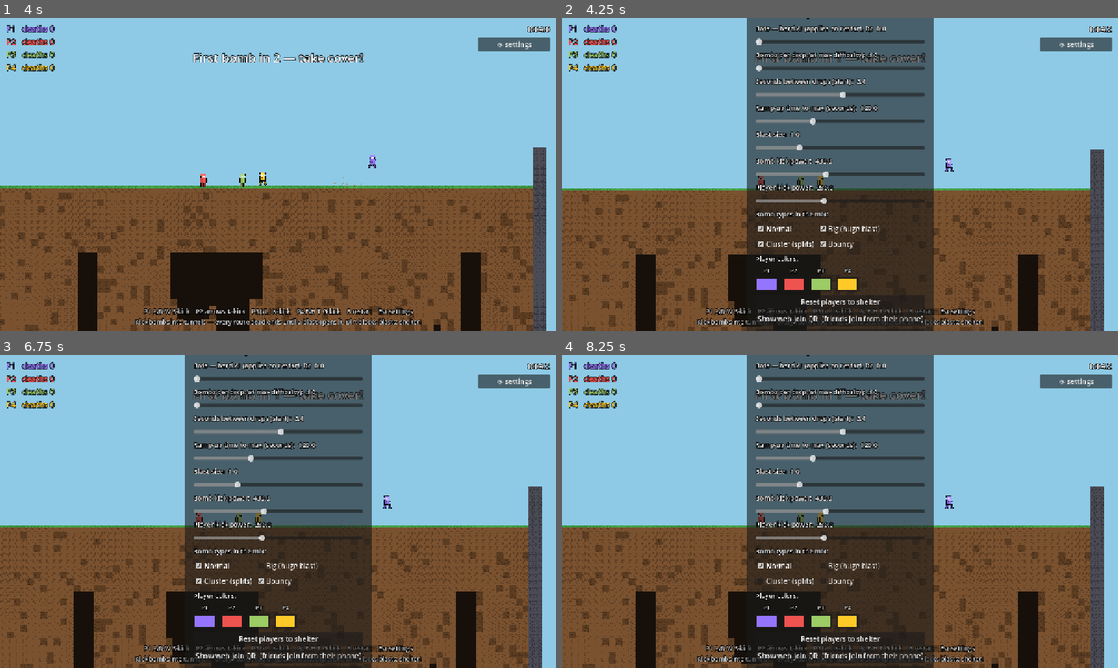
Above: before the commit, frames 1-4 (two rows, left to right).
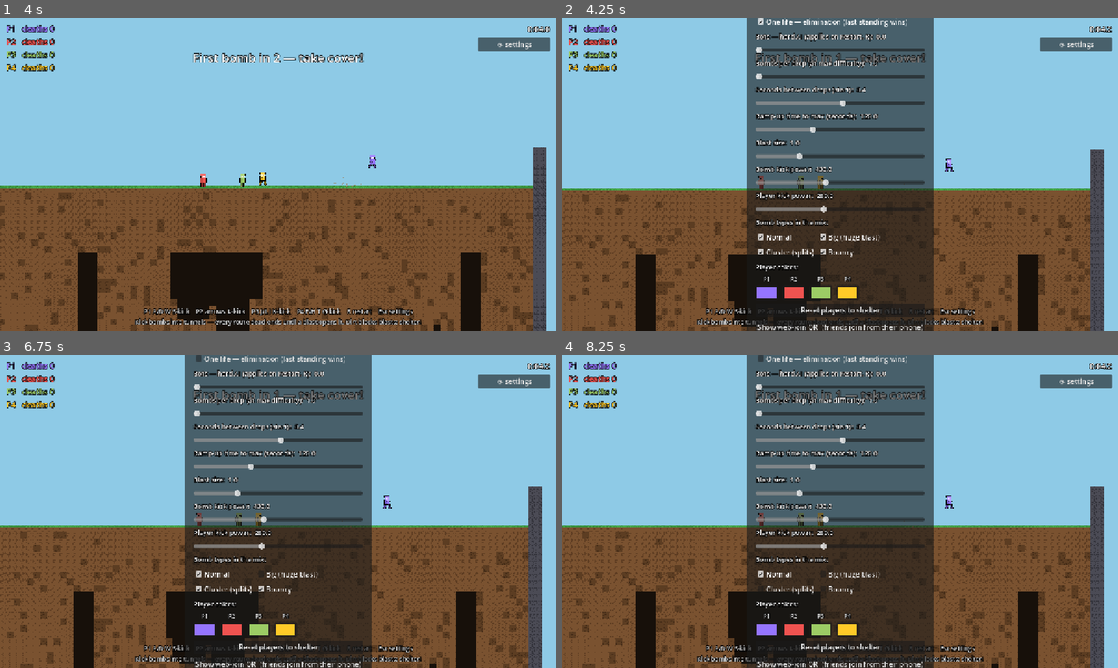
Above: after the commit, the same moments.

Repository: uchy4/dummy
Game: Godot game, scene res://scenes/main.tscn
Same seed, same stepped clock (60 frames per second), same inputs: the game is played once before the commit and once after it.
Inputs (mouse positions are in pixels of both pictures, inside the frame that each line leads up to):
- Up to frame 1 (4 s): tap Enter (ui_accept) at 0.5 s; move the mouse to (400, 158) at 0.52 s; hold D (p1_right) 0.53-2.03 s; tap S (p1_kick) at 0.6 s; click (400, 158) at 0.67 s; tap W (p1_jump) at 0.77, 1.52, 3.02, 3.77 s; move the mouse to (166, 190) at 1.27 s; tap J at 1.35 s; move the mouse to (333, 105) at 2.02 s; hold A (p1_left) 2.03-2.78 s; tap L at 2.1 s; move the mouse to (250, 237) at 2.77 s; hold D (p1_right) from 2.78 s (still down); tap I at 2.85 s; click (250, 237) at 2.92 s; move the mouse to (444, 221) at 3.52 s; tap K at 3.6 s
- Up to frame 2 (4.25 s): keep holding D (p1_right); tap Escape (settings) at 4.15 s
- Up to frame 3 (6.75 s): release D (p1_right) at 4.25 s; click "Normal" at 4.25 s; click "Normal" at 5 s; click (278, 358) at 5.75 s, where only the run after the commit has a clickable "One life — elimination (last …"; click "Big (huge blast)" at 6.5 s
- Up to frame 4 (8.25 s): click "Cluster (splits)" at 7.25 s; click "Bouncy" at 8 s

Frame 1 is identical in both runs. In frame 2, 11% of the frame differs, in the area x 34-66%, y 0-100%; in frame 3, 11%; in frame 4, 11%.

Commit message:
One-life elimination mode (default on)
Dying puts you out for the match: no respawns, HUD shows OUT, web
clients show 'eliminated - spectating', and the reset button leaves the
dead alone. Last player standing wins ('Last one standing' banner);
everyone dead is a draw. Toggleable via a Quick Settings checkbox for
casual respawn lobbies.

Co-Authored-By: Claude Fable 5 <noreply@anthropic.com>
Claude-Session: https://claude.ai/code/session_01QSJudmCHT44WHN37u3ZpBk

Diff:
--- a/bomb-shelter/scripts/hud.gd
+++ b/bomb-shelter/scripts/hud.gd
@@ -125,12 +125,13 @@
 	_center.visible = not text.is_empty()
 
 
-func show_winner(winner_name: String, color: Color, time: float) -> void:
+func show_winner(winner_name: String, color: Color, time: float,
+		reason := "Reached the finish line") -> void:
 	_win_title.text = "%s WINS!" % winner_name.to_upper()
 	_win_title.add_theme_color_override(&"font_color", color)
 	var again := "tap anywhere for a rematch" if _touch else "press Enter for a rematch"
-	_win_sub.text = "Reached the finish line in %d:%04.1f  —  %s" \
-		% [int(time) / 60, fmod(time, 60.0), again]
+	_win_sub.text = "%s in %d:%04.1f  —  %s" \
+		% [reason, int(time) / 60, fmod(time, 60.0), again]
 	_overlay.visible = true
 
 
@@ -166,6 +167,13 @@
 	title.text = "QUICK SETTINGS"
 	title.horizontal_alignment = HORIZONTAL_ALIGNMENT_CENTER
 	vbox.add_child(title)
+
+	var one_life := CheckBox.new()
+	one_life.text = "One life — elimination (last standing wins)"
+	one_life.button_pressed = Settings.one_life
+	one_life.focus_mode = Control.FOCUS_NONE
+	one_life.toggled.connect(func(on: bool) -> void: Settings.one_life = on)
+	vbox.add_child(one_life)
 
 	_add_slider(vbox, "Bots — hard AI (applies on restart, R)", 0.0, 4.0, 1.0,
 		float(Settings.bot_count),
--- a/bomb-shelter/scripts/main.gd
+++ b/bomb-shelter/scripts/main.gd
@@ -156,8 +156,13 @@
 		if p.alive:
 			var suffix := "   ARMOR" if p.armor else ""
 			hud.set_player_status(i, "%s   deaths %d%s" % [p.display_name, p.deaths, suffix])
+		elif Settings.one_life:
+			hud.set_player_status(i, "%s   OUT" % p.display_name)
 		else:
 			hud.set_player_status(i, "%s   respawn %.1f" % [p.display_name, maxf(p.respawn_left, 0.0)])
+
+	if Settings.one_life:
+		_check_elimination()
 
 	if elapsed < GRACE:
 		hud.set_center("First bomb in %d — take cover!" % ceili(GRACE - elapsed))
@@ -237,8 +242,29 @@
 	var p := body as Player
 	if game_over or p == null or not p.alive:
 		return
+	_declare_winner(p, "Reached the finish line")
+
+
+## Elimination mode: last one standing wins; everyone dead is a draw.
+func _check_elimination() -> void:
+	if game_over:
+		return
+	var living: Array[Player] = []
+	for p in players:
+		if p.alive:
+			living.append(p)
+	if living.size() == 1 and players.size() >= 2:
+		_declare_winner(living[0], "Last one standing")
+	elif living.is_empty():
+		game_over = true
+		hud.show_winner("Nobody", Color(0.7, 0.7, 0.7), elapsed, "Everyone was blown up")
+		NetHub.broadcast({"t": "win", "n": "Nobody", "c": "aaaaaa"})
+		get_tree().paused = true
+
+
+func _declare_winner(p: Player, reason: String) -> void:
 	game_over = true
-	hud.show_winner(p.display_name, p.player_color, elapsed)
+	hud.show_winner(p.display_name, p.player_color, elapsed, reason)
 	NetHub.broadcast({"t": "win", "n": p.display_name, "c": p.player_color.to_html(false)})
 	get_tree().paused = true
 
@@ -292,8 +318,9 @@
 		return
 	var ps := []
 	for p in players:
+		var resp := -1 if Settings.one_life else int(maxf(p.respawn_left, 0.0) * 10.0)
 		ps.append([int(p.global_position.x), int(p.global_position.y),
-			1 if p.alive else 0, int(maxf(p.respawn_left, 0.0) * 10.0), p.deaths,
+			1 if p.alive else 0, resp, p.deaths,
 			1 if p.armor else 0])
 	var bs := []
 	for b in get_tree().get_nodes_in_group(&"bombs"):
--- a/bomb-shelter/scripts/net_hub.gd
+++ b/bomb-shelter/scripts/net_hub.gd
@@ -222,9 +222,10 @@
   ctx.fillText(roster[i].n,10,18+i*15);}
  ctx.textAlign="center";
  if(sc&&you>=0&&sc.p[you]&&sc.p[you][2]===0){
-  ctx.fillStyle="rgba(0,0,0,.5)";ctx.fillRect(cw/2-110,ch*0.35-24,220,36);
+  ctx.fillStyle="rgba(0,0,0,.5)";ctx.fillRect(cw/2-130,ch*0.35-24,260,36);
   ctx.fillStyle="#ff8a80";ctx.font="bold 18px sans-serif";
-  ctx.fillText("respawn in "+(sc.p[you][3]/10).toFixed(1),cw/2,ch*0.35);}
+  var msg=sc.p[you][3]<0?"eliminated — spectating":"respawn in "+(sc.p[you][3]/10).toFixed(1);
+  ctx.fillText(msg,cw/2,ch*0.35);}
  if(win){ctx.fillStyle="rgba(0,0,0,.6)";ctx.fillRect(0,ch*0.3,cw,90);
   ctx.fillStyle="#"+win.c;ctx.font="bold 26px sans-serif";
   ctx.fillText(win.n.toUpperCase()+" WINS!",cw/2,ch*0.3+38);
--- a/bomb-shelter/scripts/player.gd
+++ b/bomb-shelter/scripts/player.gd
@@ -102,9 +102,10 @@
 
 func _physics_process(delta: float) -> void:
 	if not alive:
-		respawn_left -= delta
-		if respawn_left <= 0.0:
-			_respawn()
+		if not Settings.one_life:
+			respawn_left -= delta
+			if respawn_left <= 0.0:
+				_respawn()
 		return
 
 	if _invuln_left > 0.0:
@@ -234,6 +235,8 @@
 ## Move the player somewhere safe without a death penalty (Quick Settings
 ## "reset" button). A dead player respawns almost immediately instead.
 func teleport_to(pos: Vector2) -> void:
+	if not alive and Settings.one_life:
+		return  # the dead stay dead in elimination mode
 	global_position = pos
 	reset_physics_interpolation()
 	velocity = Vector2.ZERO
--- a/bomb-shelter/scripts/settings.gd
+++ b/bomb-shelter/scripts/settings.gd
@@ -13,6 +13,10 @@
 ## Hard AI opponents, spawned at match start (change applies on restart).
 static var bot_count := 0
 
+## Elimination mode: dying puts you out for the match (no respawns).
+## Last player standing wins.
+static var one_life := true
+
 ## Kick launch speeds (px/s at 45 degrees up), tunable in Quick Settings.
 static var kick_bomb_power := 430.0
 static var kick_player_power := 280.0
